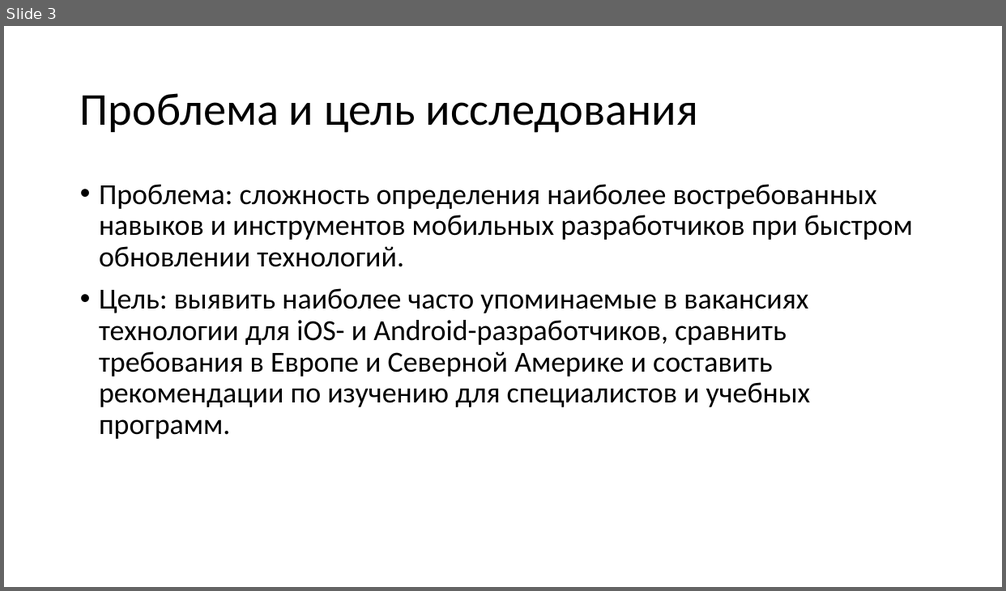
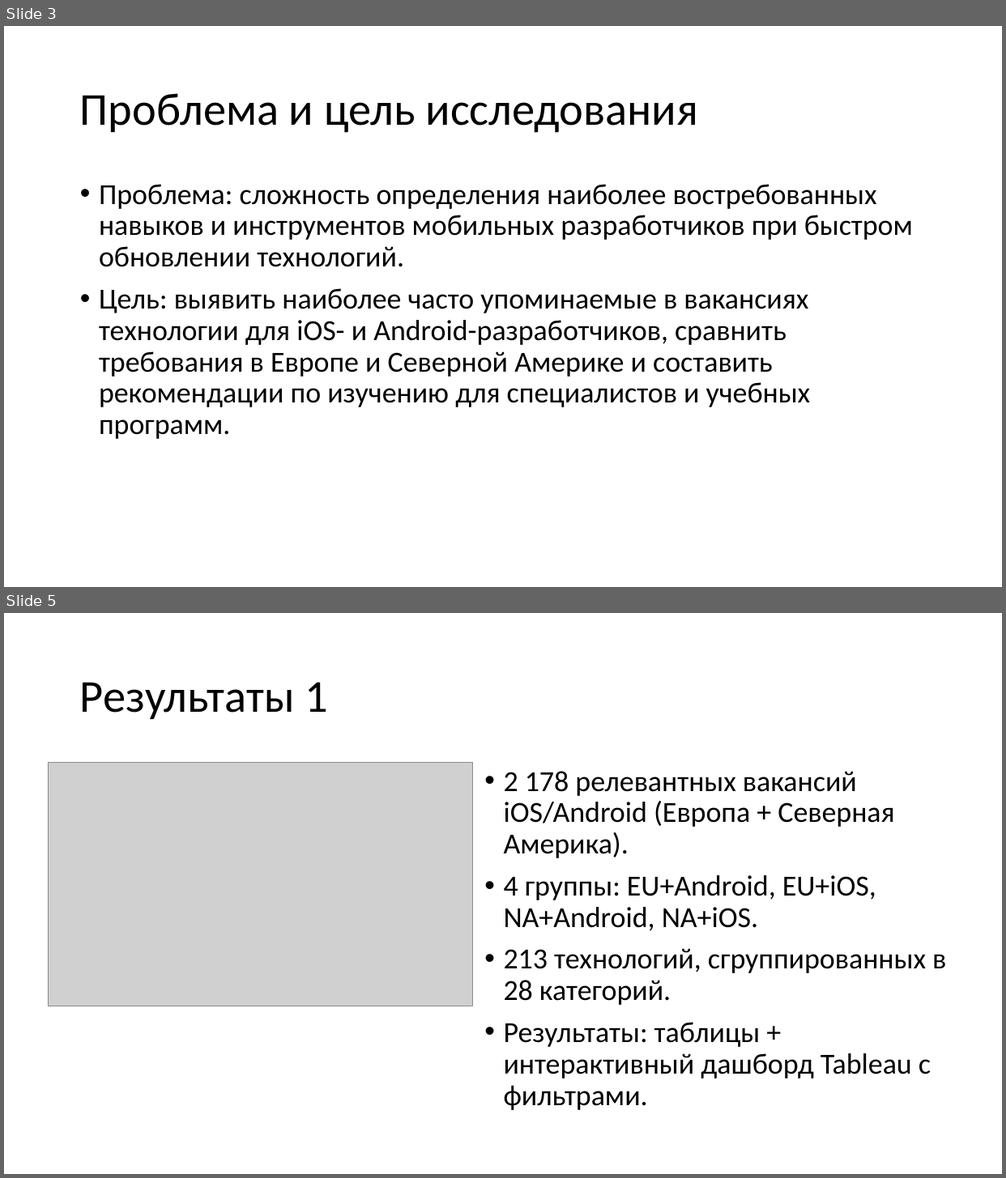
Before and after one commit to S0la1re/Research-work-new, a slide deck: Presentations of Bachelor's theses.pptx. Shown one above the other, each under a label of ours: slide 3 before the commit, slides 3 and 5 after it; the slides between them are not shown. The pictures are 1006x591 and 1006x1178 pixels, drawn with LibreOffice and Linux fonts; fonts in the diff are those of the drawing; grey boxes stand for pictures. Boxes give left, top, right and bottom in pixels: in the first picture for what was removed or moved away, otherwise in the second. Text is boxed around its words. In the diff, an @@ line names an element or a change of style, - is before the commit and + after.

```diff
--- a/Presentations of Bachelor's theses.pptx
+++ b/Presentations of Bachelor's theses.pptx
@@ slide 5 added at (4, 613, 1002, 1174), background #FFFFFF @@
@@ title added at (80, 682, 329, 719), 44 pt, text #000000 @@
+Результаты 1
@@ picture added at (49, 763, 473, 1006) @@
@@ text added at (504, 771, 946, 1110), 28 pt, text #000000 @@
+• 2 178 релевантных вакансий iOS/Android (Европа + Северная Америка).
+• 4 группы: EU+Android, EU+iOS, NA+Android, NA+iOS.
+• 213 технологий, сгруппированных в 28 категорий.
+• Результаты: таблицы + интерактивный дашборд Tableau с фильтрами.
```
Also in this commit, not shown: 4 slides changed, 2 other slides added, 3 slides removed.
